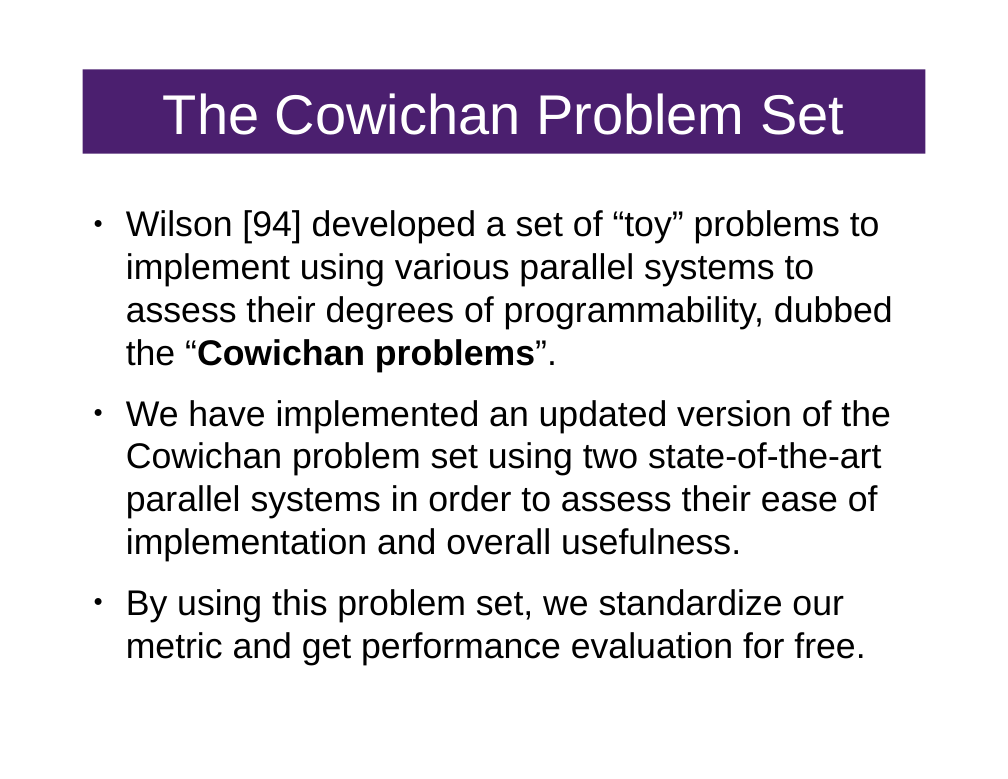
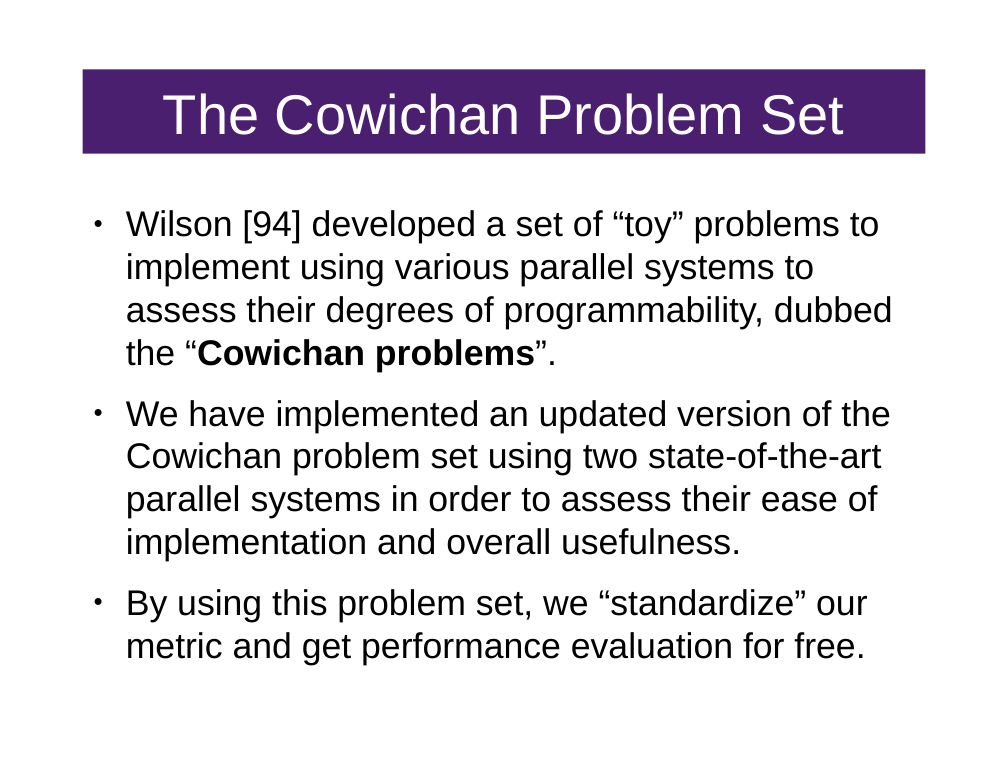
Before and after one commit to FractalDesigns/cowichan-1, a slide deck: slide 6 of presentation-june.odp. Drawn at 1008x779 pixels with LibreOffice and Linux fonts; fonts in the diff are those of the drawing. Boxes give left, top, right and bottom in pixels: in the first picture for what was removed or moved away, otherwise in the second. Text is boxed around its words. In the diff, an @@ line names an element or a change of style, - is before the commit and + after.

Commit message:
Final presentation fixes.

```diff
--- a/presentation-june.odp
+++ b/presentation-june.odp
@@ text at <box>126,589,867,665</box>: text changed @@
-● By using this problem set, we standardize our metric and get performance evaluation for free.
+● By using this problem set, we “standardize” our metric and get performance evaluation for free.
```
Also in this commit, not shown: 3 other slides changed, 1 other file.
